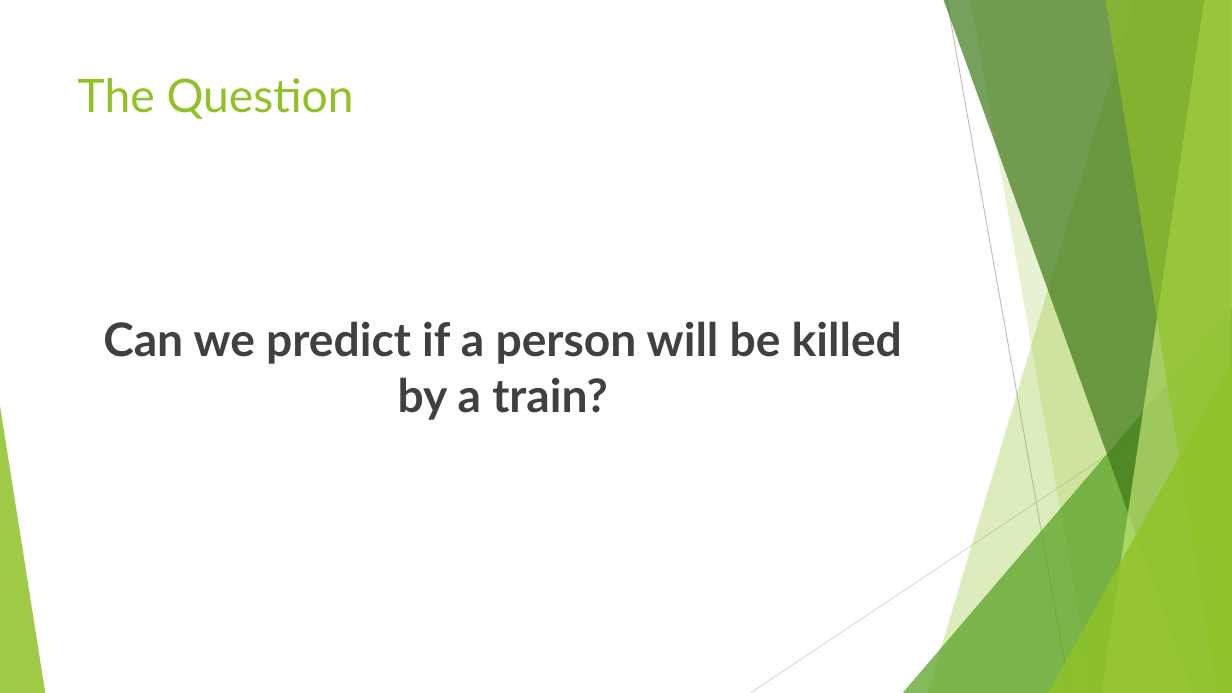
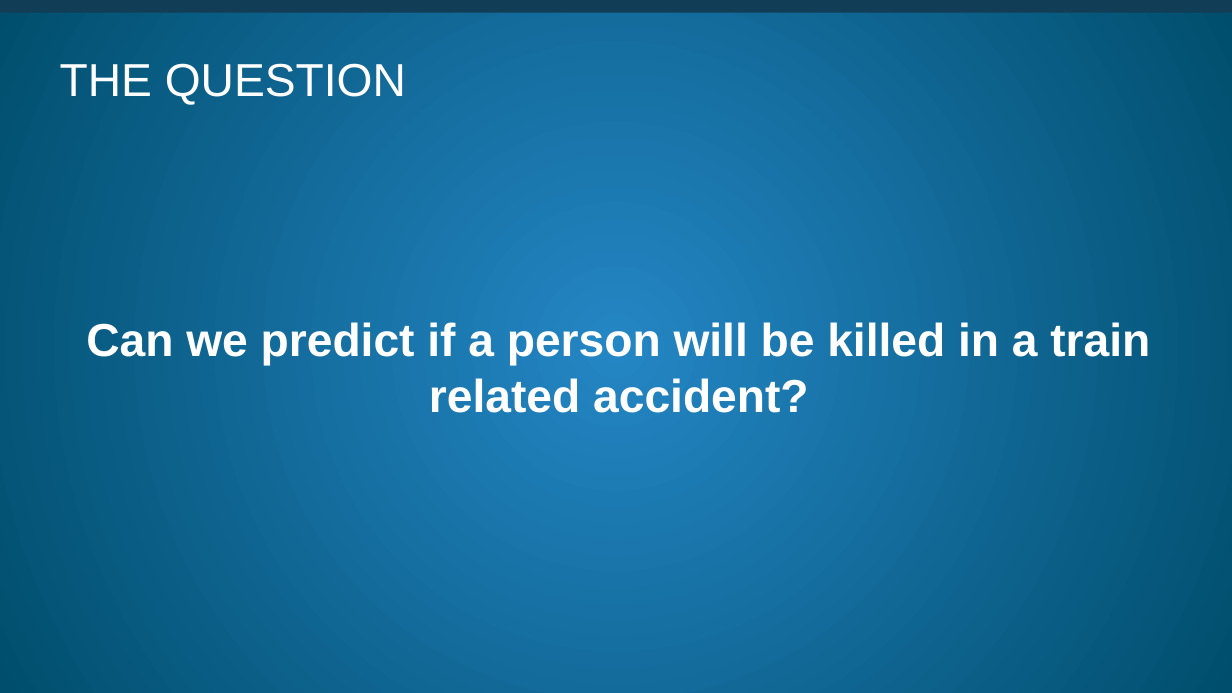
Before and after one commit to littlesiagoy/Springboard-Capstone-2, a slide deck: slide 3 of Capstone 2 Slidedeck.pptx. Drawn at 1232x693 pixels with LibreOffice and Linux fonts; fonts in the diff are those of the drawing. Boxes give left, top, right and bottom in pixels: in the first picture for what was removed or moved away, otherwise in the second. Text is boxed around its words. In the diff, an @@ line names an element or a change of style, - is before the commit and + after.

```diff
--- a/Capstone 2 Slidedeck.pptx
+++ b/Capstone 2 Slidedeck.pptx
@@ background #FFFFFF to gradient #2486C4 to #004E6D @@
@@ rectangle added at (0,0,1232,4), fill #B3E900 @@
@@ rectangle added at (0,0,1232,13), fill #113E56 @@
@@ title at (60,63,406,105): text changed; font Lato to Arial; text colour #90C226 to #FFFFFF @@
-The Question
+THE QUESTION
@@ text at (86,322,1150,413): text changed; font Lato to Arial; text colour #404040 to #FFFFFF @@
-Can we predict if a person will be killed by a train?
+Can we predict if a person will be killed in a train related accident?
@@ group removed at (0,0,1232,693): 5 freeform shapes, 3 triangles, 2 lines @@
```
Also in this commit, not shown: 8 other slides changed, 6 slides added, 4 slides removed, 9 other files.
